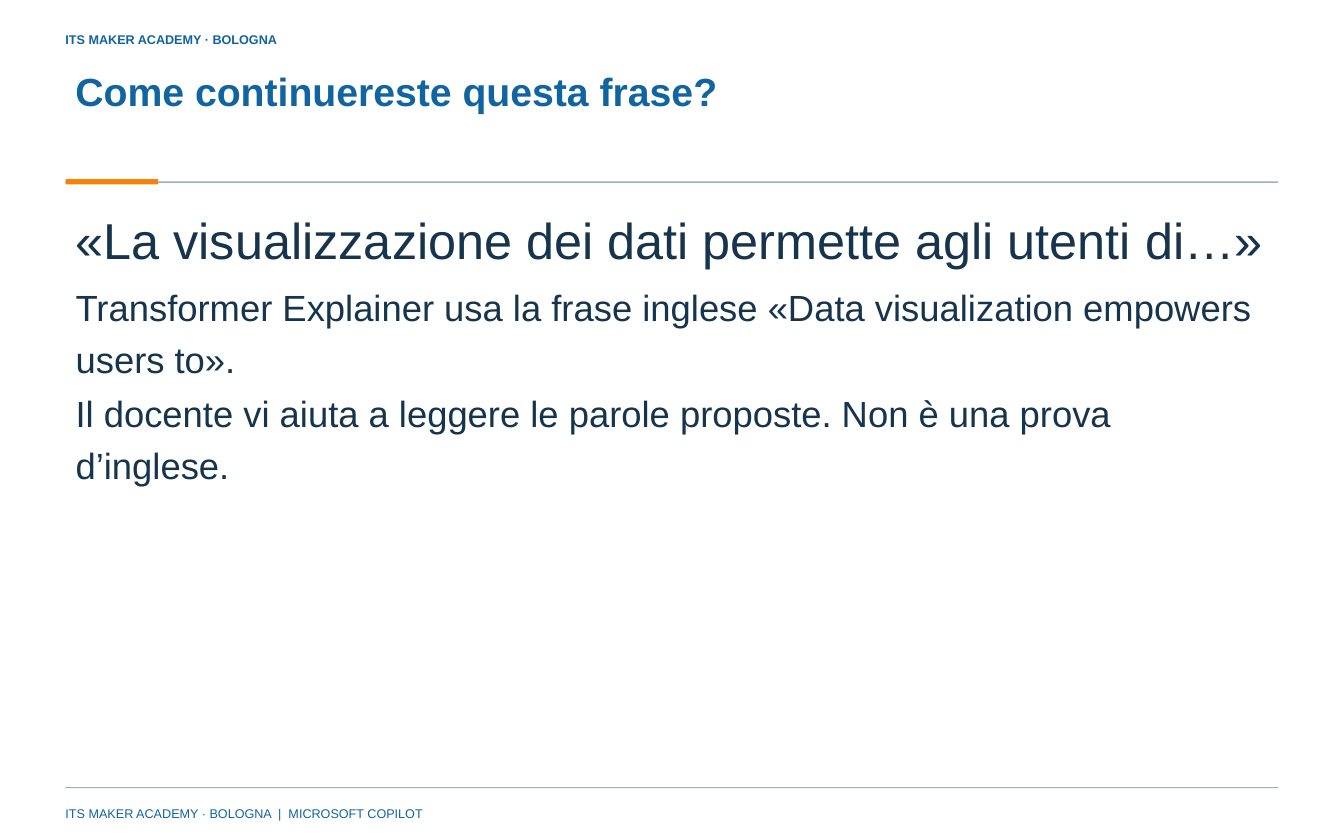
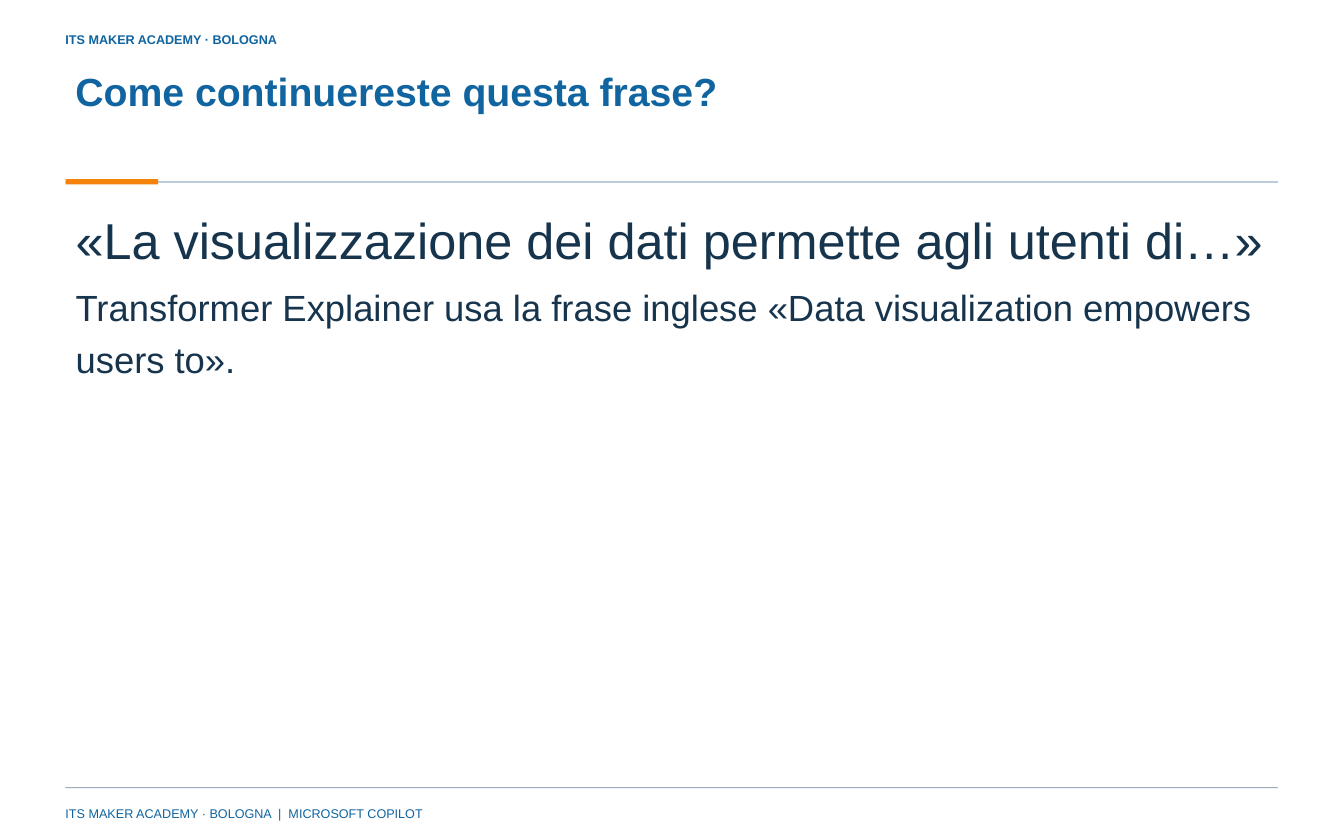
Before and after one commit to franzo9393/ITSCorso_UnslothStudio-Git, a slide deck: slide 3 of lezione 4 - reti neurali e agenti con orchestrazione/Lezione4_Reti_neurali_e_agenti_con_orchestrazione_ITS_MAKER.pptx. Drawn at 1344x840 pixels with LibreOffice and Linux fonts; fonts in the diff are those of the drawing; background and template pictures are left out. Boxes give left, top, right and bottom in pixels: in the first picture for what was removed or moved away, otherwise in the second. Text is boxed around its words. In the diff, an @@ line names an element or a change of style, - is before the commit and + after.

```diff
--- a/lezione 4 - reti neurali e agenti con orchestrazione/Lezione4_Reti_neurali_e_agenti_con_orchestrazione_ITS_MAKER.pptx
+++ b/lezione 4 - reti neurali e agenti con orchestrazione/Lezione4_Reti_neurali_e_agenti_con_orchestrazione_ITS_MAKER.pptx
@@ text removed at [76,400,1111,487] @@
-Il docente vi aiuta a leggere le parole proposte. Non è una prova d’inglese.
```
Also in this commit, not shown: 11 other slides changed, 8 slides added, 6 slides removed, 14 other files.
